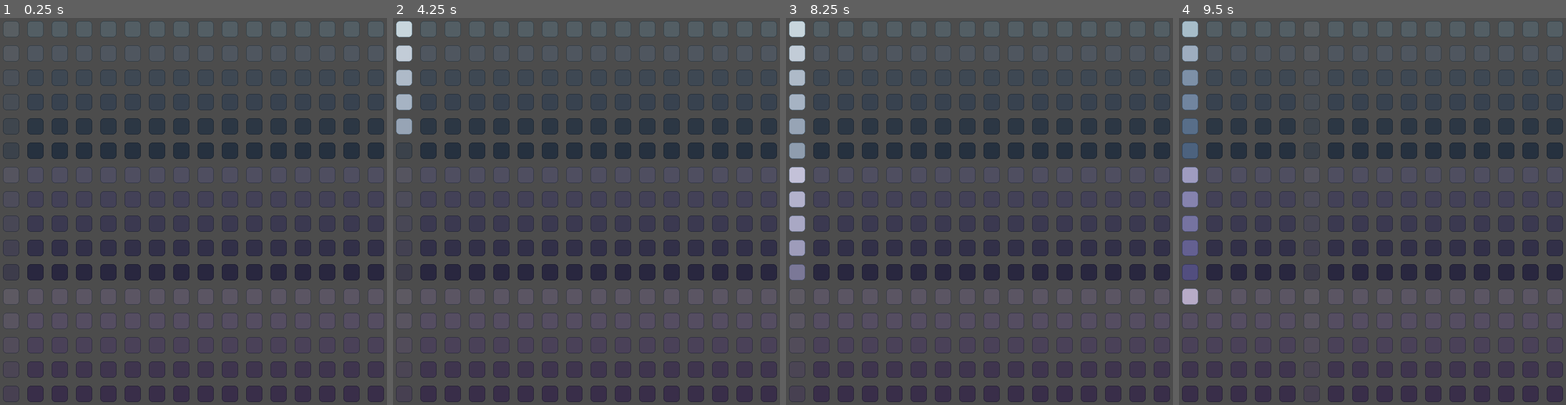
Above: before the commit, frames 1-4 (left to right).
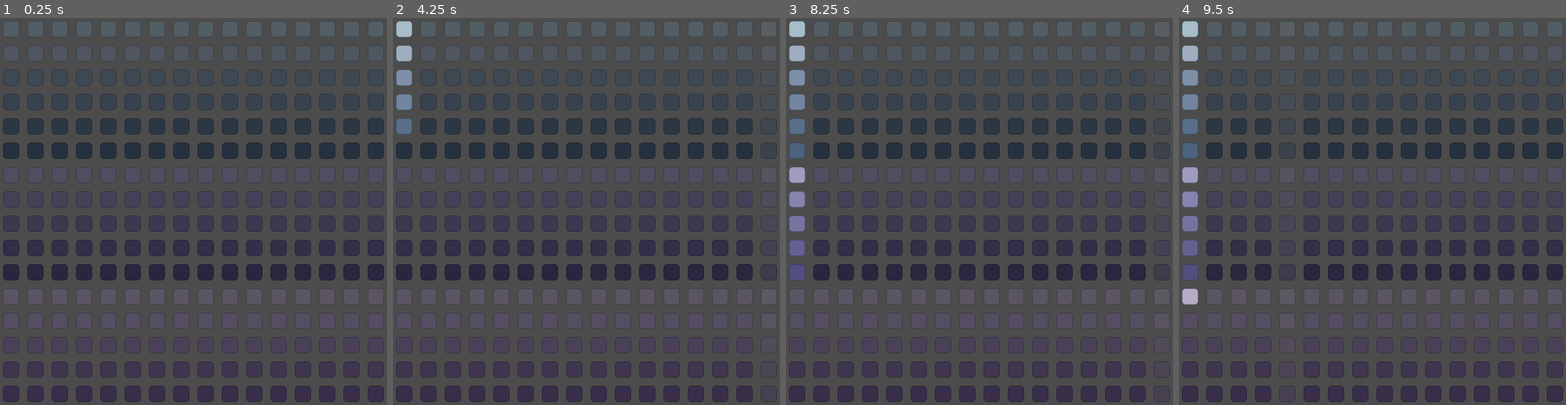
Above: after the commit, the same moments.

Repository: lunkkun/tone-matrix
Game: Godot game, scene res://scenes/Main.tscn
Same seed, same stepped clock (60 frames per second), same inputs: the game is played once before the commit and once after it.
Inputs (mouse positions are in pixels of both pictures, inside the frame that each line leads up to):
- Up to frame 1 (0.25 s): no input
- Up to frame 2 (4.25 s): move the mouse to (404, 29) at 0.52 s; click (404, 29) at 0.67 s; move the mouse to (404, 52) at 1.27 s; click (404, 52) at 1.42 s; move the mouse to (404, 76) at 2.02 s; click (404, 76) at 2.17 s; move the mouse to (404, 103) at 2.77 s; click (404, 103) at 2.92 s; move the mouse to (404, 126) at 3.52 s; click (404, 126) at 3.67 s
- Up to frame 3 (8.25 s): move the mouse to (797, 149) at 4.27 s; click (797, 149) at 4.42 s; move the mouse to (797, 176) at 5.02 s; click (797, 176) at 5.17 s; move the mouse to (797, 199) at 5.77 s; click (797, 199) at 5.92 s; move the mouse to (797, 223) at 6.52 s; click (797, 223) at 6.67 s; move the mouse to (797, 246) at 7.27 s; click (797, 246) at 7.42 s; move the mouse to (797, 273) at 8.02 s; click (797, 273) at 8.17 s
- Up to frame 4 (9.5 s): move the mouse to (1190, 296) at 8.77 s; click (1190, 296) at 8.92 s

The runs differ from the first frame. In frame 2, 0.8% of the frame differs, in the area x 0-5%, y 0-31%; in frame 3, 1.8%, in the area x 0-5%, y 0-68%; in frame 4, less than 0.1%.

Commit message:
added autosave feature

Diff:
--- a/project.godot
+++ b/project.godot
@@ -19,6 +19,10 @@
 run/main_scene="res://scenes/Main.tscn"
 config/icon="res://icon.png"
 
+[autoload]
+
+SaveFile="*res://scenes/SaveFile.tscn"
+
 [display]
 
 window/size/width=800
--- a/scenes/Main.gd
+++ b/scenes/Main.gd
@@ -1,30 +1,47 @@
 extends Node
 
 
-export(int, 60, 480) var bpm = 240 setget set_bpm
+onready var save_file = get_node("/root/SaveFile")
 
-var beat = 0
+# Called when the node enters the scene tree for the first time.
+func _ready():
+	if save_file.exists:
+		load_save_file()
+	else:
+		write_save_file()
+
+	call_deferred("connect_save_file") # to avoid triggering on initialization
 
 
-func _ready():
-	$Timer.start()
-	play()
+func connect_save_file():
+	save_file.connect("requested_save", self, "write_save_file")
 
 
-func set_bpm(value):
-	bpm = value
-	$Timer.wait_time = 60.0 / bpm
+func load_save_file():
+	save_file.read()
+
+	$Player.bpm = save_file.bpm
+	$Player/ToneMatrix.beats = save_file.beats
+
+	for i in range(16):
+		var beat = $Player/ToneMatrix.get_child(i)
+		var data = save_file.matrix[i]
+		for j in range(16):
+			var tone = beat.get_child(j)
+			tone.enabled = data[j]
 
 
-func next_beat():
-	beat += 1
-	beat %= $ToneMatrix.beats
-	play()
+func write_save_file():
+	save_file.bpm = $Player.bpm
+	save_file.beats = $Player/ToneMatrix.beats
+	save_file.matrix = []
 
+	for i in range(16):
+		var beat = $Player/ToneMatrix.get_child(i)
+		var data = []
+		for j in range(16):
+			var tone = beat.get_child(j)
+			data.append(tone.enabled)
+		save_file.matrix.append(data)
 
-func play():
-	$ToneMatrix.play(beat)
-
-
-func _on_Timer_timeout():
-	next_beat()
+	save_file.write()
--- a/scenes/Main.tscn
+++ b/scenes/Main.tscn
@@ -1,13 +1,9 @@
 [gd_scene load_steps=3 format=2]
 
-[ext_resource path="res://scenes/ToneMatrix.tscn" type="PackedScene" id=1]
+[ext_resource path="res://scenes/Player.tscn" type="PackedScene" id=1]
 [ext_resource path="res://scenes/Main.gd" type="Script" id=2]
 
 [node name="Main" type="Node"]
 script = ExtResource( 2 )
 
-[node name="ToneMatrix" parent="." instance=ExtResource( 1 )]
-
-[node name="Timer" type="Timer" parent="."]
-wait_time = 0.25
-[connection signal="timeout" from="Timer" to="." method="_on_Timer_timeout"]
+[node name="Player" parent="." instance=ExtResource( 1 )]
--- /dev/null
+++ b/scenes/Player.gd
@@ -0,0 +1,31 @@
+extends Node
+
+
+export(int, 60, 480) var bpm = 240 setget set_bpm
+
+var beat = -1
+
+
+func _ready():
+	$Timer.start()
+
+
+func set_bpm(value):
+	bpm = value
+	$Timer.wait_time = 60.0 / bpm
+
+	$"/root/SaveFile".save()
+
+
+func next_beat():
+	beat += 1
+	beat %= $ToneMatrix.beats
+	play()
+
+
+func play():
+	$ToneMatrix.play(beat)
+
+
+func _on_Timer_timeout():
+	next_beat()
--- /dev/null
+++ b/scenes/Player.tscn
@@ -0,0 +1,13 @@
+[gd_scene load_steps=3 format=2]
+
+[ext_resource path="res://scenes/ToneMatrix.tscn" type="PackedScene" id=1]
+[ext_resource path="res://scenes/Player.gd" type="Script" id=2]
+
+[node name="Player" type="Node"]
+script = ExtResource( 2 )
+
+[node name="ToneMatrix" parent="." instance=ExtResource( 1 )]
+
+[node name="Timer" type="Timer" parent="."]
+wait_time = 0.25
+[connection signal="timeout" from="Timer" to="." method="_on_Timer_timeout"]
--- /dev/null
+++ b/scenes/SaveFile.gd
@@ -0,0 +1,55 @@
+extends Node
+
+
+signal requested_save
+
+var path = "user://savedata.save"
+var exists = null setget ,get_exists
+
+var bpm: int
+var beats: int
+var matrix: Array
+
+
+func get_exists():
+	if exists == null:
+		var file = File.new()
+		exists = file.file_exists(path)
+
+	return exists
+
+
+func read():
+	var file = File.new()
+	file.open(path, File.READ)
+
+	var meta = parse_json(file.get_line())
+	bpm = meta[0]
+	beats = meta[1]
+
+	matrix = []
+	for i in range(16):
+		var beat = parse_json(file.get_line())
+		matrix.append(beat)
+
+	file.close()
+
+
+func write():
+	var file = File.new()
+	file.open(path, File.WRITE)
+
+	file.store_line(to_json([bpm, beats]))
+
+	for beat in matrix:
+		file.store_line(to_json(beat))
+
+	file.close()
+
+	exists = true
+
+	print("save file written")
+
+
+func save():
+	emit_signal("requested_save")
--- /dev/null
+++ b/scenes/SaveFile.tscn
@@ -0,0 +1,6 @@
+[gd_scene load_steps=2 format=2]
+
+[ext_resource path="res://scenes/SaveFile.gd" type="Script" id=1]
+
+[node name="SaveFile" type="Node"]
+script = ExtResource( 1 )
--- a/scenes/Tone.gd
+++ b/scenes/Tone.gd
@@ -25,6 +25,8 @@
 	enabled = value
 	modulate = Color.white if enabled else Color(.5, .5, .5)
 
+	$"/root/SaveFile".save()
+
 
 func play():
 	var flash_color = MODULATE_NOT_PLAYING
--- a/scenes/ToneMatrix.gd
+++ b/scenes/ToneMatrix.gd
@@ -12,6 +12,8 @@
 		beat.enabled = count < beats
 		count += 1
 
+	$"/root/SaveFile".save()
+
 
 func play(beat):
 	get_child(beat).play()
